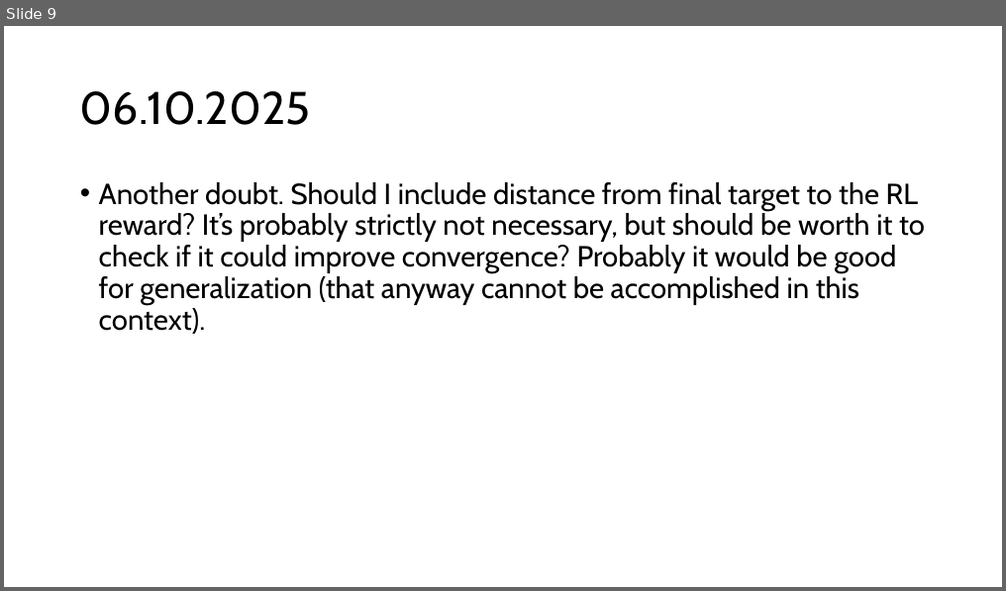
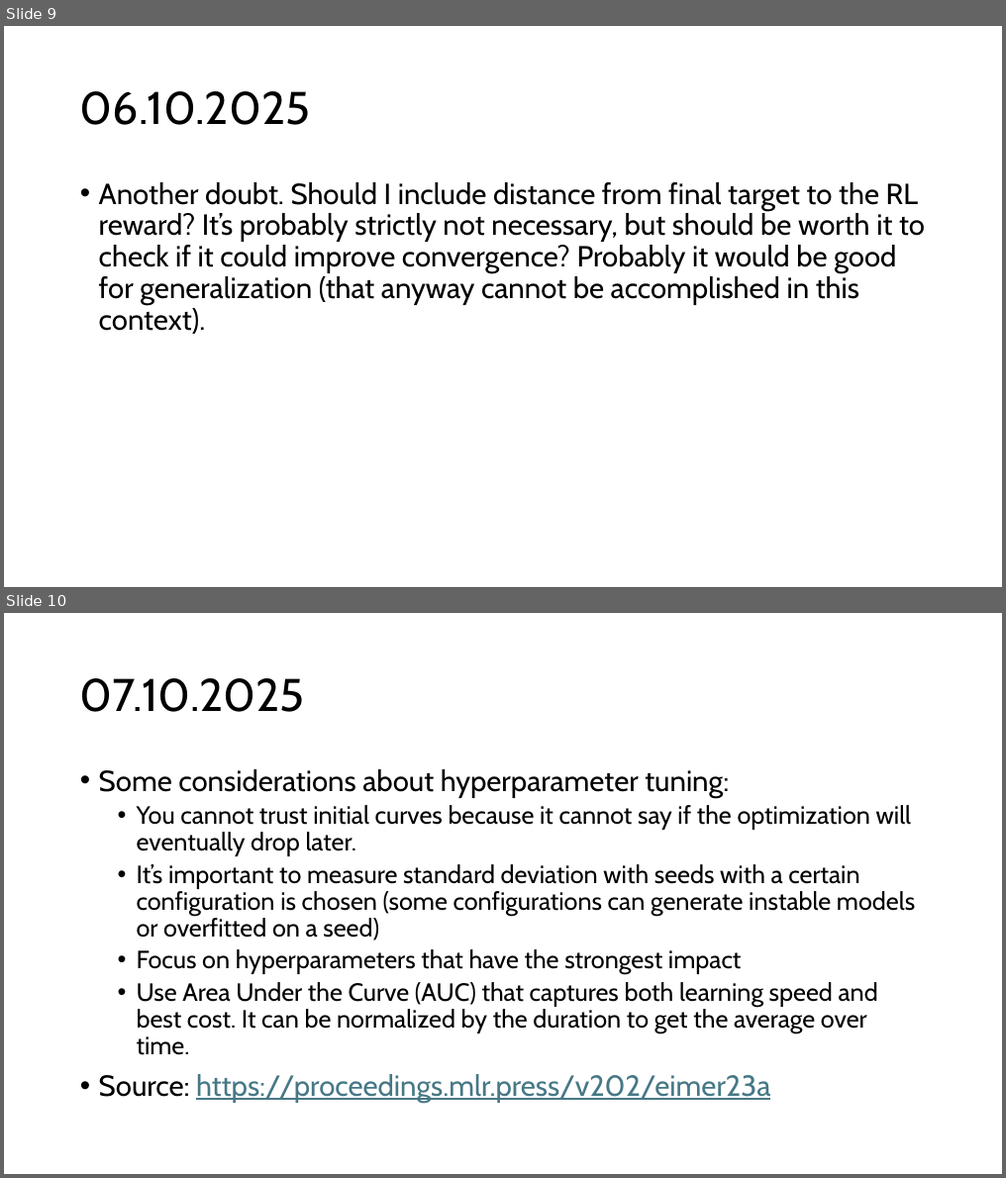
Before and after one commit to andrea-vaiuso/Advanced-Drone-Trajectory-Optimization, a slide deck: Journal/Journal.pptx. Shown one above the other, each under a label of ours: slide 9 before the commit, slides 9 and 10 after it. The pictures are 1006x591 and 1006x1178 pixels, drawn with LibreOffice and Linux fonts; fonts in the diff are those of the drawing. Boxes give left, top, right and bottom in pixels: in the first picture for what was removed or moved away, otherwise in the second. Text is boxed around its words. In the diff, an @@ line names an element or a change of style, - is before the commit and + after.

```diff
--- a/Journal/Journal.pptx
+++ b/Journal/Journal.pptx
@@ slide 10 added at (4, 613, 1002, 1174), background #FFFFFF @@
@@ title added at (80, 678, 305, 712), 44 pt, text #000000 @@
+07.10.2025
@@ text added at (99, 769, 915, 1103), 24 pt, text #000000 @@
+• Some considerations about hyperparameter tuning:
+  • You cannot trust initial curves because it cannot say if the optimization will eventually drop later.
+  • It’s important to measure standard deviation with seeds with a certain configuration is chosen (some configurations can generate instable models or overfitted on a seed)
+  • Focus on hyperparameters that have the strongest impact
+  • Use Area Under the Curve (AUC) that captures both learning speed and best cost. It can be normalized by the duration to get the average over time.
+• Source: https://proceedings.mlr.press/v202/eimer23a
```
Also in this commit, not shown: 8 other files.
